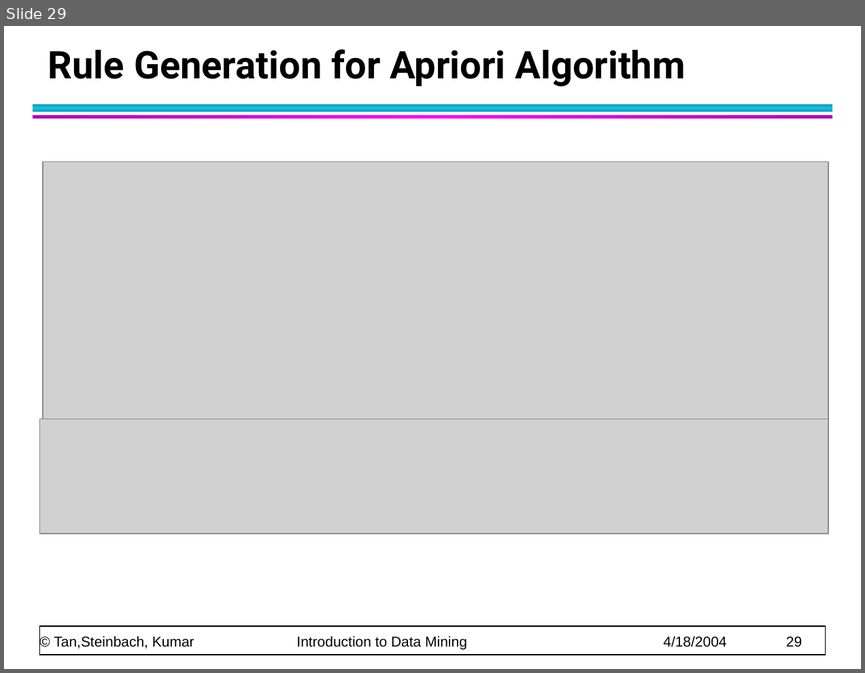
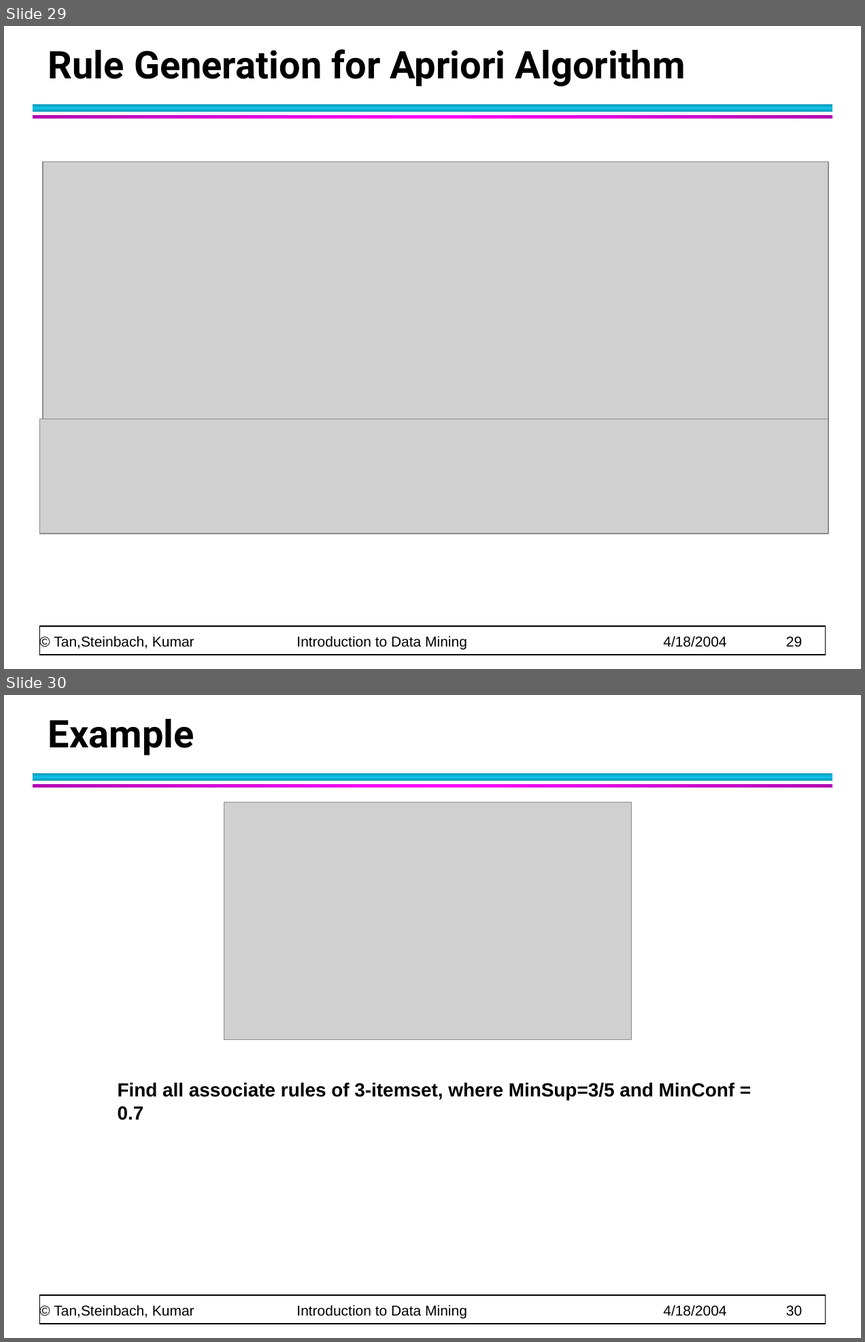
Before and after one commit to CMPT300/CMPT300.github.io, a slide deck: handouts/association/chap6_basic_association_analysis.ppt. Shown one above the other, each under a label of ours: slide 29 before the commit, slides 29 and 30 after it. The pictures are 865x673 and 865x1342 pixels, drawn with LibreOffice and Linux fonts; fonts in the diff are those of the drawing; grey boxes stand for pictures. Boxes give left, top, right and bottom in pixels: in the first picture for what was removed or moved away, otherwise in the second. Text is boxed around its words. In the diff, an @@ line names an element or a change of style, - is before the commit and + after.

```diff
--- a/handouts/association/chap6_basic_association_analysis.ppt
+++ b/handouts/association/chap6_basic_association_analysis.ppt
@@ slide 30 added at [4, 695, 861, 1338], background #FFFFFF; not listed: 4 template elements that a slide beside it also shows @@
@@ title added at [48, 719, 194, 756], 32 pt, text #000000, bold @@
+Example
@@ picture added at [224, 802, 631, 1040] @@
@@ text added at [118, 1082, 735, 1120], 16 pt, text #000000, bold @@
+Find all associate rules of 3-itemset, where MinSup=3/5 and MinConf = 0.7
```
Also in this commit, not shown: 1 slide changed, 3 other files.
